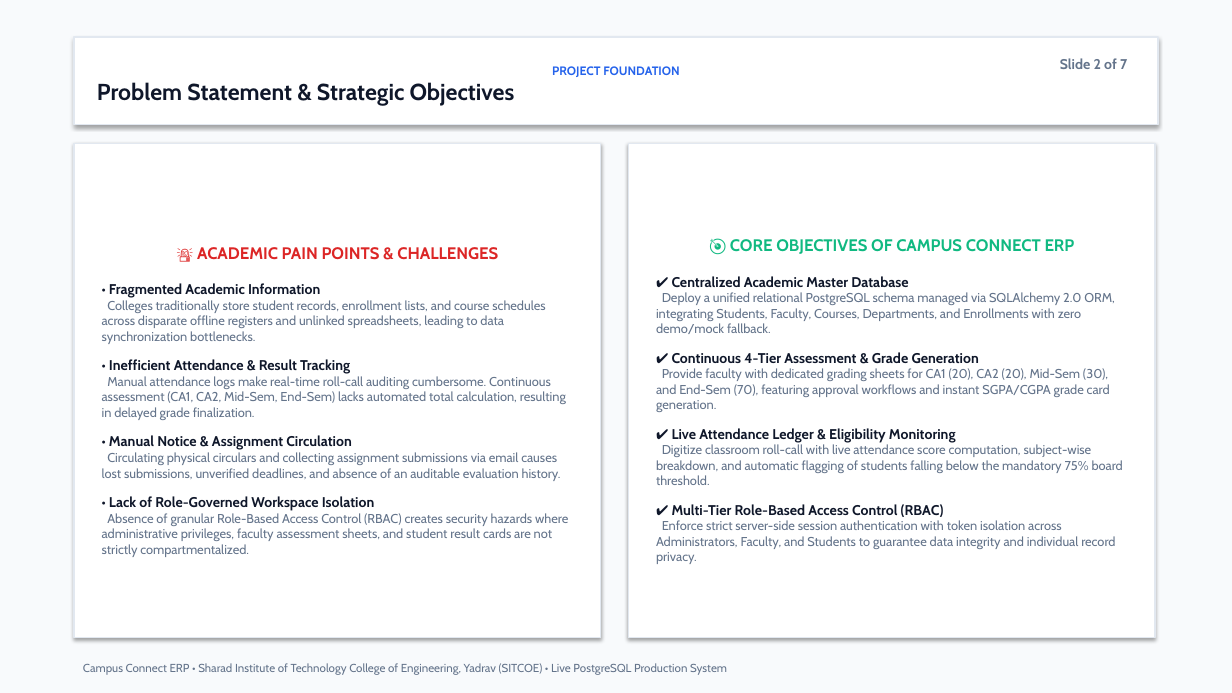
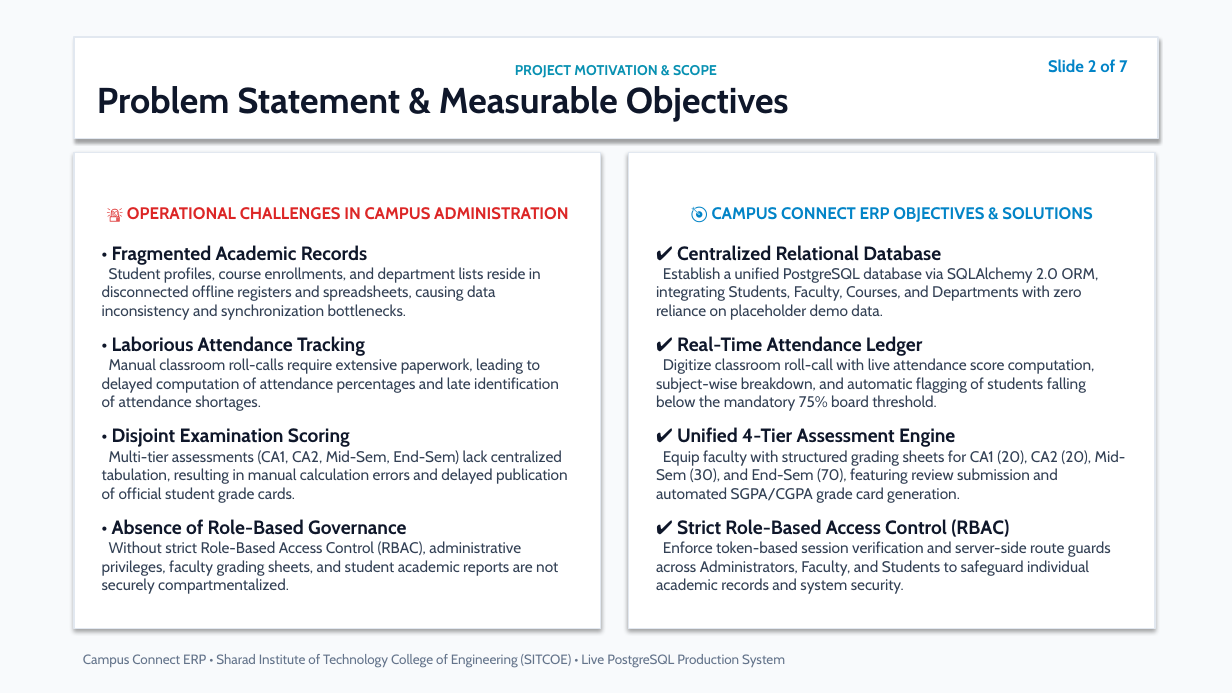
Before and after one commit to ayanmulani4867-cyber/Campus-mini2, a slide deck: slide 2 of docs/Campus_Connect_ERP_Presentation.pptx. Drawn at 1232x693 pixels with LibreOffice and Linux fonts; fonts in the diff are those of the drawing. Boxes give left, top, right and bottom in pixels: in the first picture for what was removed or moved away, otherwise in the second. Text is boxed around its words. In the diff, an @@ line names an element or a change of style, - is before the commit and + after.

Commit message:
docs: polish Campus Connect ERP presentation

```diff
--- a/docs/Campus_Connect_ERP_Presentation.pptx
+++ b/docs/Campus_Connect_ERP_Presentation.pptx
@@ rectangle "PROJECT MOTIVATION & SCOPE": place and size @@
-rectangle "PROJECT MOTIVATION & SCOPE" at [74, 37, 1158, 125]
+rectangle "PROJECT MOTIVATION & SCOPE" at [74, 37, 1158, 139]
@@ text "Slide 2 of 7" at [1048, 59, 1128, 73]: size 11 to 13 pt, text colour #64748B to #0284C7 @@
@@ text in rectangle at [97, 65, 789, 122]: text changed; size 18 to 28 pt @@
-PROJECT FOUNDATION
-Problem Statement & Strategic Objectives
+PROJECT MOTIVATION & SCOPE
+Problem Statement & Measurable Objectives
@@ rectangle "🚨 OPERATIONAL CHALLENGES IN CAMPUS ...": place and size @@
-rectangle "🚨 OPERATIONAL CHALLENGES IN CAMPUS ..." at [74, 143, 601, 638]
+rectangle "🚨 OPERATIONAL CHALLENGES IN CAMPUS ..." at [74, 152, 601, 628]
@@ rectangle "🎯 CAMPUS CONNECT ERP OBJECTIVES ...": place and size @@
-rectangle "🎯 CAMPUS CONNECT ERP OBJECTIVES ..." at [628, 143, 1155, 638]
+rectangle "🎯 CAMPUS CONNECT ERP OBJECTIVES ..." at [628, 152, 1155, 628]
@@ text in rectangle at [102, 207, 568, 594]: text changed; size 10 to 12 pt; text colour #64748B to #334155 @@
-🚨 ACADEMIC PAIN POINTS & CHALLENGES
-• Fragmented Academic Information
-Colleges traditionally store student records, enrollment lists, and course schedules across disparate offline registers and unlinked spreadsheets, leading to data synchronization bottlenecks.
-• Inefficient Attendance & Result Tracking
-Manual attendance logs make real-time roll-call auditing cumbersome. Continuous assessment (CA1, CA2, Mid-Sem, End-Sem) lacks automated total calculation, resulting in delayed grade finalization.
-• Manual Notice & Assignment Circulation
-Circulating physical circulars and collecting assignment submissions via email causes lost submissions, unverified deadlines, and absence of an auditable evaluation history.
-• Lack of Role-Governed Workspace Isolation
-Absence of granular Role-Based Access Control (RBAC) creates security hazards where administrative privileges, faculty assessment sheets, and student result cards are not strictly compartmentalized.
+🚨 OPERATIONAL CHALLENGES IN CAMPUS ADMINISTRATION
+• Fragmented Academic Records
+Student profiles, course enrollments, and department lists reside in disconnected offline registers and spreadsheets, causing data inconsistency and synchronization bottlenecks.
+• Laborious Attendance Tracking
+Manual classroom roll-calls require extensive paperwork, leading to delayed computation of attendance percentages and late identification of attendance shortages.
+• Disjoint Examination Scoring
+Multi-tier assessments (CA1, CA2, Mid-Sem, End-Sem) lack centralized tabulation, resulting in manual calculation errors and delayed publication of official student grade cards.
+• Absence of Role-Based Governance
+Without strict Role-Based Access Control (RBAC), administrative privileges, faculty grading sheets, and student academic reports are not securely compartmentalized.
@@ text in rectangle at [656, 207, 1099, 320]: text changed; size 10 to 12 pt; text colour #64748B to #334155 @@
-🎯 CORE OBJECTIVES OF CAMPUS CONNECT ERP
-✔ Centralized Academic Master Database
-Deploy a unified relational PostgreSQL schema managed via SQLAlchemy 2.0 ORM, integrating Students, Faculty, Courses, Departments, and Enrollments with zero demo/mock fallback.
-✔ Continuous 4-Tier Assessment & Grade Generation
-Provide faculty with dedicated grading sheets for CA1 (20), CA2 (20), Mid-Sem (30), and End-Sem (70), featuring approval workflows and instant SGPA/CGPA grade card generation.
-✔ Live Attendance Ledger & Eligibility Monitoring
+🎯 CAMPUS CONNECT ERP OBJECTIVES & SOLUTIONS
+✔ Centralized Relational Database
+Establish a unified PostgreSQL database via SQLAlchemy 2.0 ORM, integrating Students, Faculty, Courses, and Departments with zero reliance on placeholder demo data.
+✔ Real-Time Attendance Ledger
@@ text in rectangle at [656, 358, 1095, 411]: size 10 to 12 pt, text colour #64748B to #334155 in "Digitize classroom roll-call with live attendance score ..." @@
@@ text in rectangle at [656, 450, 1126, 594]: text changed; size 10 to 12 pt; text colour #64748B to #334155 @@
-✔ Multi-Tier Role-Based Access Control (RBAC)
-Enforce strict server-side session authentication with token isolation across Administrators, Faculty, and Students to guarantee data integrity and individual record privacy.
+✔ Unified 4-Tier Assessment Engine
+Equip faculty with structured grading sheets for CA1 (20), CA2 (20), Mid-Sem (30), and End-Sem (70), featuring review submission and automated SGPA/CGPA grade card generation.
+✔ Strict Role-Based Access Control (RBAC)
+Enforce token-based session verification and server-side route guards across Administrators, Faculty, and Students to safeguard individual academic records and system security.
@@ text at [83, 654, 785, 668]: text changed; size 9 to 10.5 pt @@
-Campus Connect ERP • Sharad Institute of Technology College of Engineering, Yadrav (SITCOE) • Live PostgreSQL Production System
+Campus Connect ERP • Sharad Institute of Technology College of Engineering (SITCOE) • Live PostgreSQL Production System
```
Also in this commit, not shown: 6 other slides changed, 1 other file.
